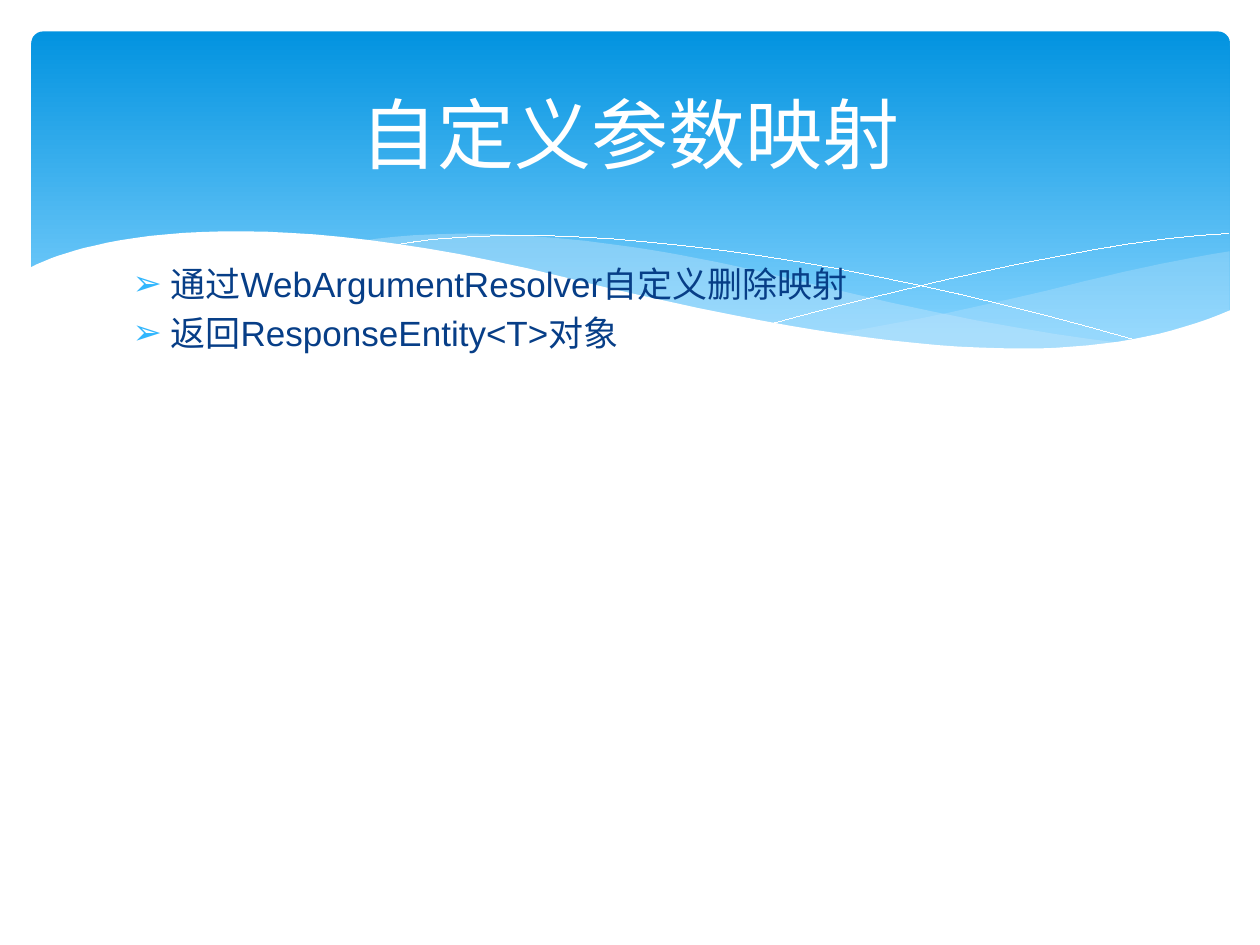
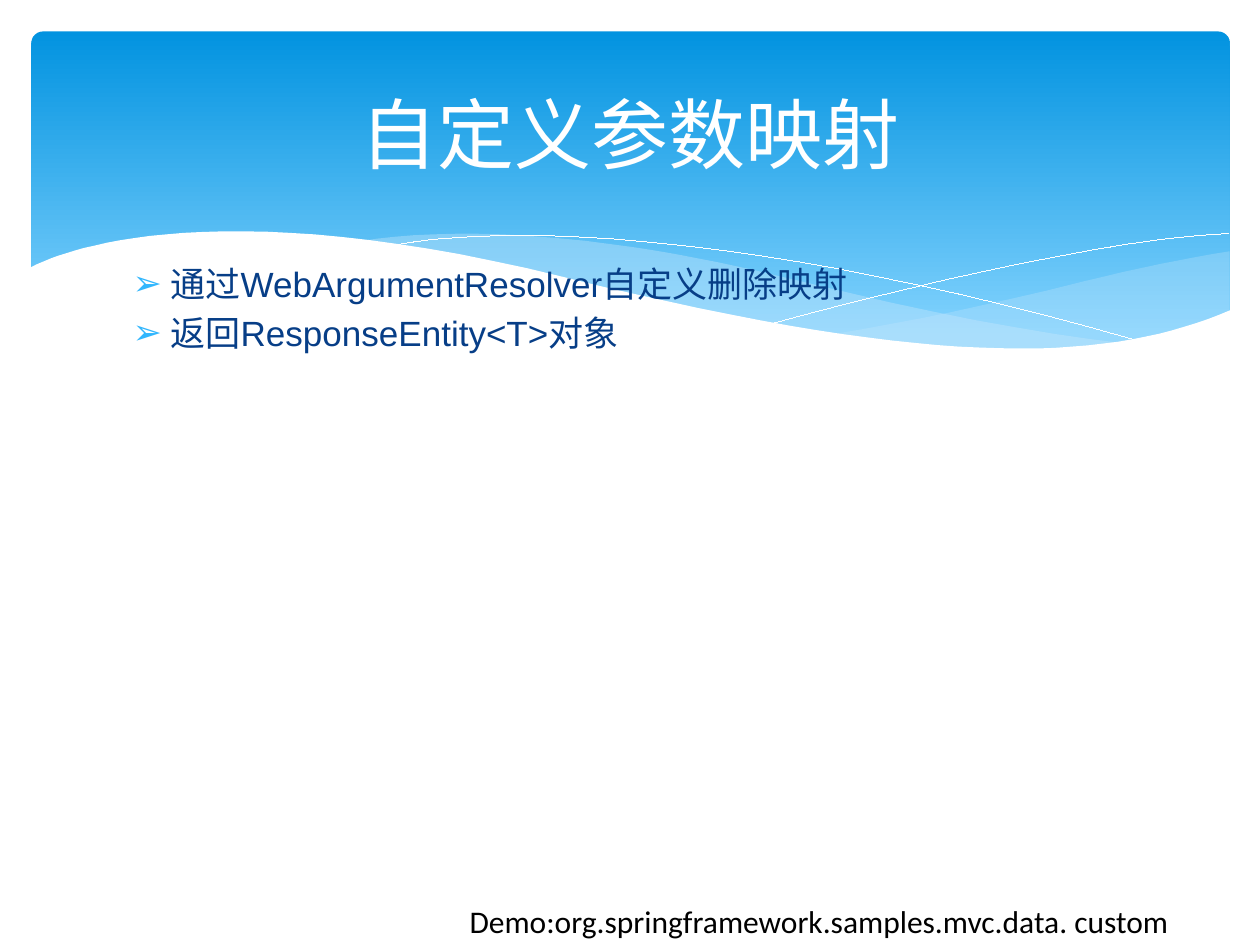
Before and after one commit to zjumty/spring-mvc-showcase, a slide deck: slide 13 of SpringMVC3.pptx. Drawn at 1260x945 pixels with LibreOffice and Linux fonts; fonts in the diff are those of the drawing. Boxes give left, top, right and bottom in pixels: in the first picture for what was removed or moved away, otherwise in the second. Text is boxed around its words. In the diff, an @@ line names an element or a change of style, - is before the commit and + after.

```diff
--- a/SpringMVC3.pptx
+++ b/SpringMVC3.pptx
@@ text added at [470, 911, 1168, 939], 18 pt, text #000000 @@
+Demo:org.springframework.samples.mvc.data. custom
```
Also in this commit, not shown: 10 other slides changed, 3 slides added.
